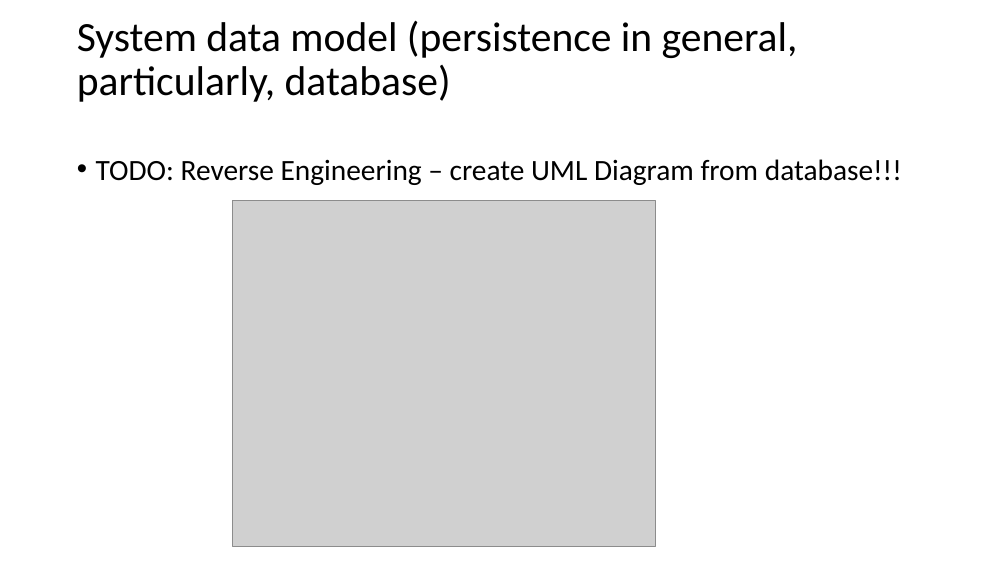
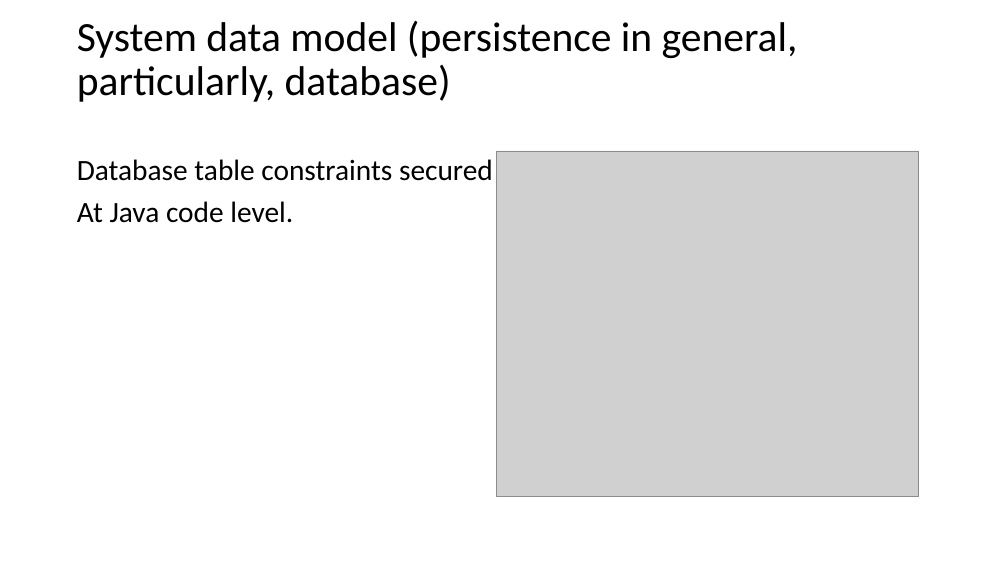
Before and after one commit to bricht/piens-un-maize, a slide deck: slide 5 of presentation/MilknBread.pptx (slide 6 before the commit). Drawn at 1008x567 pixels with LibreOffice and Linux fonts; fonts in the diff are those of the drawing; grey boxes stand for pictures. Boxes give left, top, right and bottom in pixels: in the first picture for what was removed or moved away, otherwise in the second. Text is boxed around its words. In the diff, an @@ line names an element or a change of style, - is before the commit and + after.

Commit message:
Presentation update

```diff
--- a/presentation/MilknBread.pptx
+++ b/presentation/MilknBread.pptx
@@ text at (x1=77, y1=159, x2=493, y2=223): text changed @@
-• TODO: Reverse Engineering – create UML Diagram from database!!!
+Database table constraints secured
+At Java code level.
@@ picture moved from (x1=233, y1=201, x2=655, y2=547) to (x1=497, y1=151, x2=919, y2=497) @@
```
Also in this commit, not shown: 7 other slides changed, 2 slides added, 4 slides removed.
